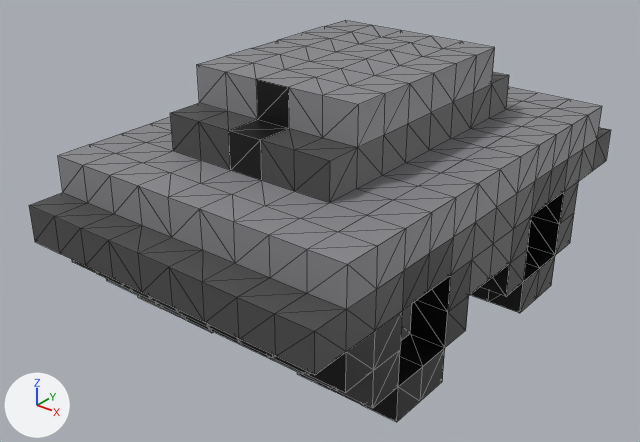
The glTF model public/units/mech_inf.glb, before and after one commit.
Rendered twice from a 50 mm camera at (16.338, -0.623, 0.884) aimed at (15.48, 0.449, 0.219). Arrows for +X, +Y and +Z are at lower left; the lights stay in place. Mesh edges are drawn as thin lines. Vertices at the same position are counted once.

In view in the first picture: 'mech_inf'.
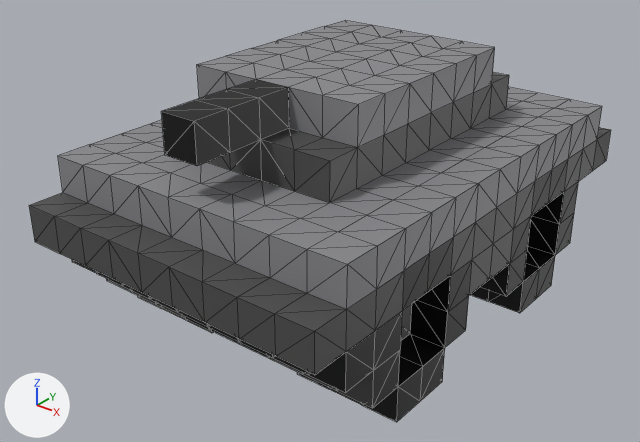
The newer file is also rescaled (x0.598), turned or shifted as a whole; pictures and numbers use the older file's frame.

The change in detail:
me_grid_016 is used by ob_mech_inf; location (15.0, 0.0, 0.0).
me_grid_016 had 544 vertices, 1088 faces and spanned x 0.219..0.781, y 0.062..0.944, z 0.062..0.5.
me_grid_016 now has 548 vertices, 1108 faces and spans x 0.219..0.781, y 0.062..0.944, z 0.062..0.5.
Part 1, on me_grid_016:
4 faces are deleted.
5 vertices are added at (0.469, 0.25, 0.5), (0.469, 0.187, 0.437), (0.469, 0.187, 0.5), (0.469, 0.125, 0.437), (0.469, 0.125, 0.5).
5 new vertices lie (0.062, 0.0, 0.0) away from vertices in x 0.469, y 0.125..0.25, z 0.437..0.5.
24 new faces join them.
me_grid_016 part 2: 29 kept faces spanning x 0.406..0.594, y 0.187..0.944, z 0.125..0.5 get new texture (UV) coordinates.

Pixel boxes (x1, y1, x2, y2) of what changed, in the pictures (640 x 442 px):
part 1 of me_grid_016, built on: before (229, 79, 289, 140); after (161, 79, 289, 166)
part 2 of me_grid_016, surface changed: (201, 140, 262, 180) in both
